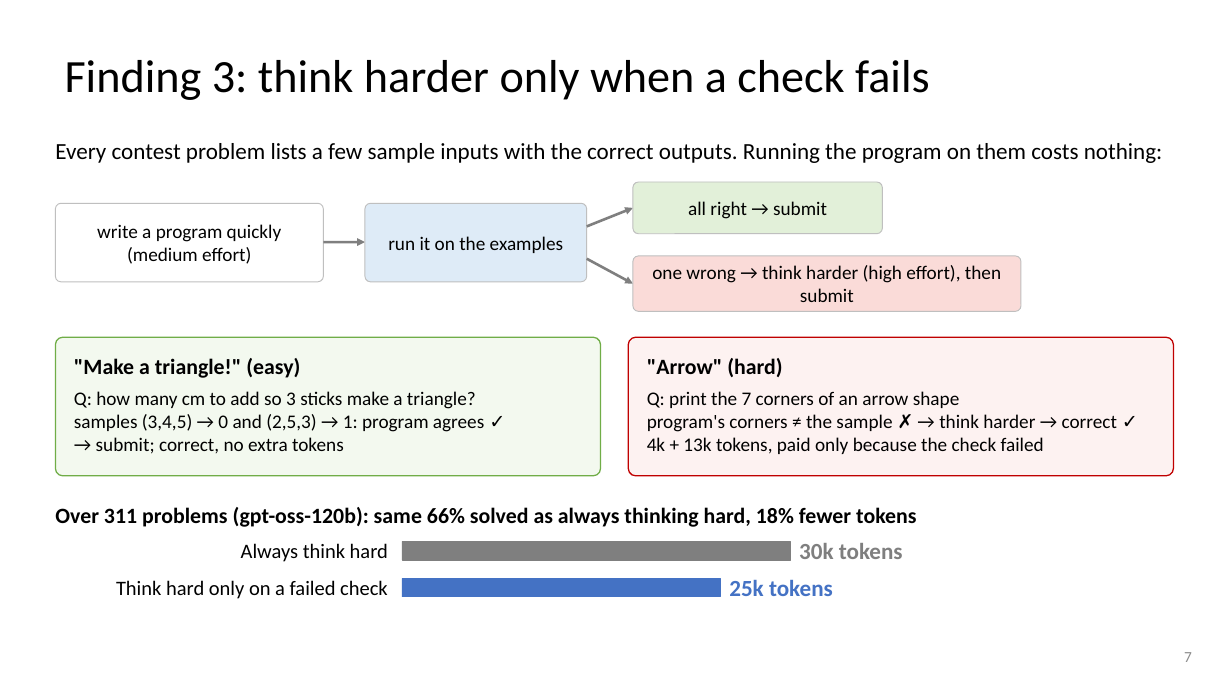
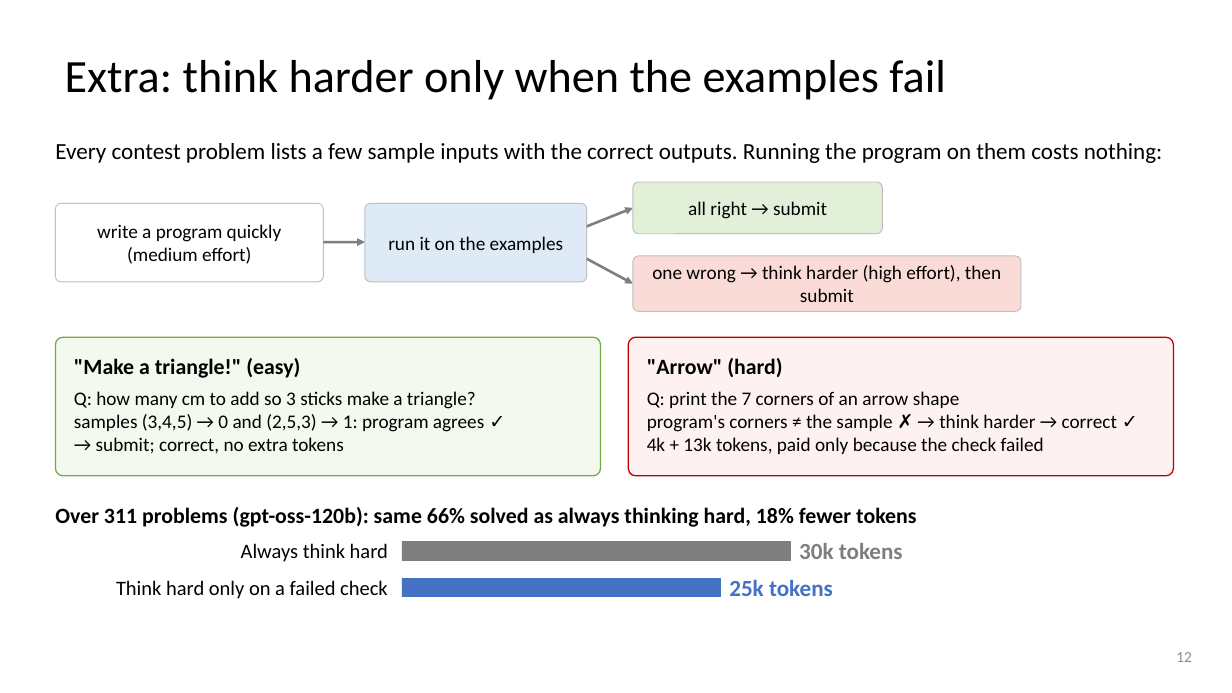
Before and after one commit to dlwns147/CSED490E_Project_Team5, a slide deck: slide 12 of PROPOSAL_slides.pptx (slide 7 before the commit). Drawn at 1232x693 pixels with LibreOffice and Linux fonts; fonts in the diff are those of the drawing. Boxes give left, top, right and bottom in pixels: in the first picture for what was removed or moved away, otherwise in the second. Text is boxed around its words. In the diff, an @@ line names an element or a change of style, - is before the commit and + after.

```diff
--- a/PROPOSAL_slides.pptx
+++ b/PROPOSAL_slides.pptx
@@ title at box(65, 60, 946, 100): text changed @@
-Finding 3: think harder only when a check fails
+Extra: think harder only when the examples fail
@@ page number at box(1176, 652, 1192, 662): text changed @@
-7
+12
```
Also in this commit, not shown: 6 other slides changed, 6 slides added, 3 slides removed, 4 other files.
